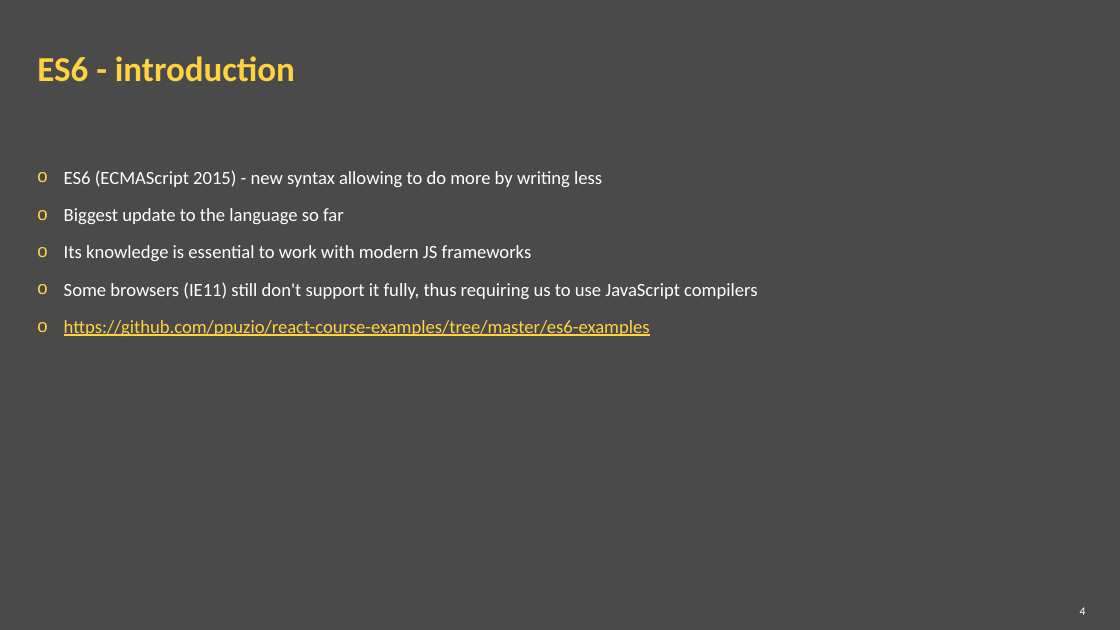
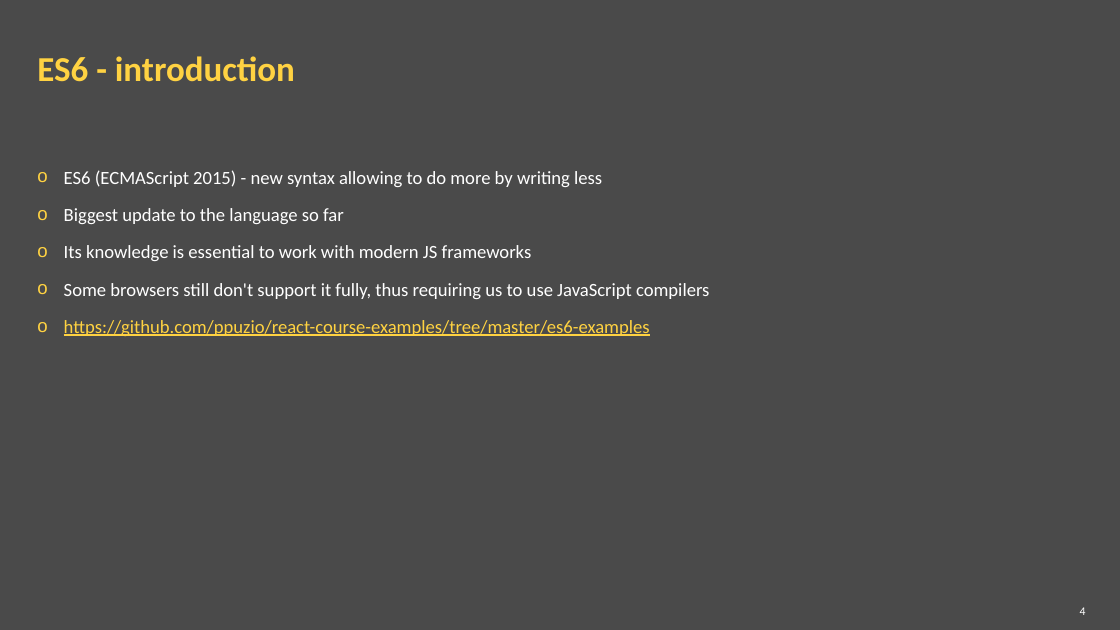
Before and after one commit to ppuzio/react-course-examples, a slide deck: slide 4 of React BEST course.pptx. Drawn at 1120x630 pixels with LibreOffice and Linux fonts; fonts in the diff are those of the drawing; background and template pictures are left out. Boxes give left, top, right and bottom in pixels: in the first picture for what was removed or moved away, otherwise in the second. Text is boxed around its words. In the diff, an @@ line names an element or a change of style, - is before the commit and + after.

```diff
--- a/React BEST course.pptx
+++ b/React BEST course.pptx
@@ text at (64,283,709,299): text changed @@
-o Some browsers (IE11) still don't support it fully, thus requiring us to use JavaScript compilers
+o Some browsers still don't support it fully, thus requiring us to use JavaScript compilers
```
Also in this commit, not shown: 1 other slide changed.
